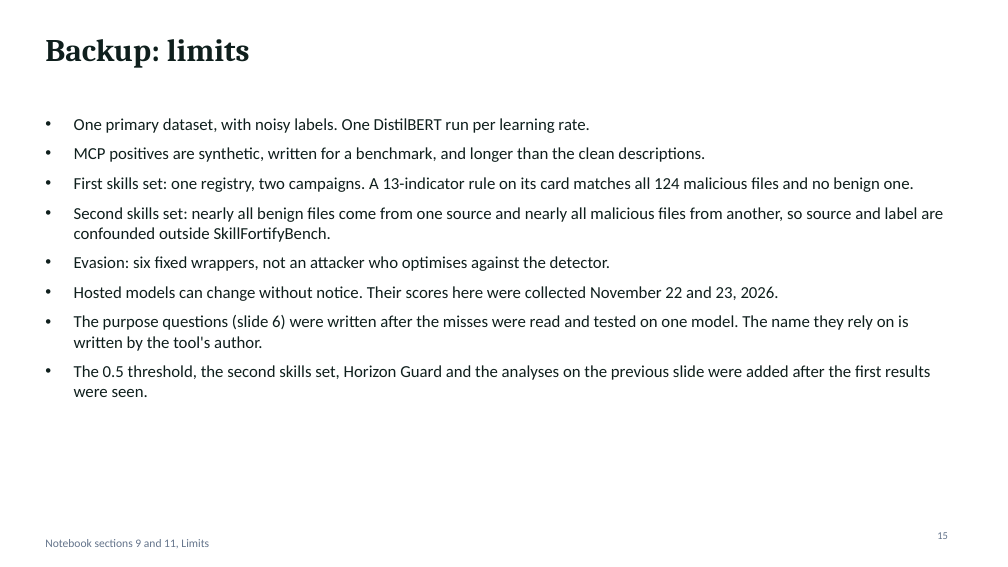
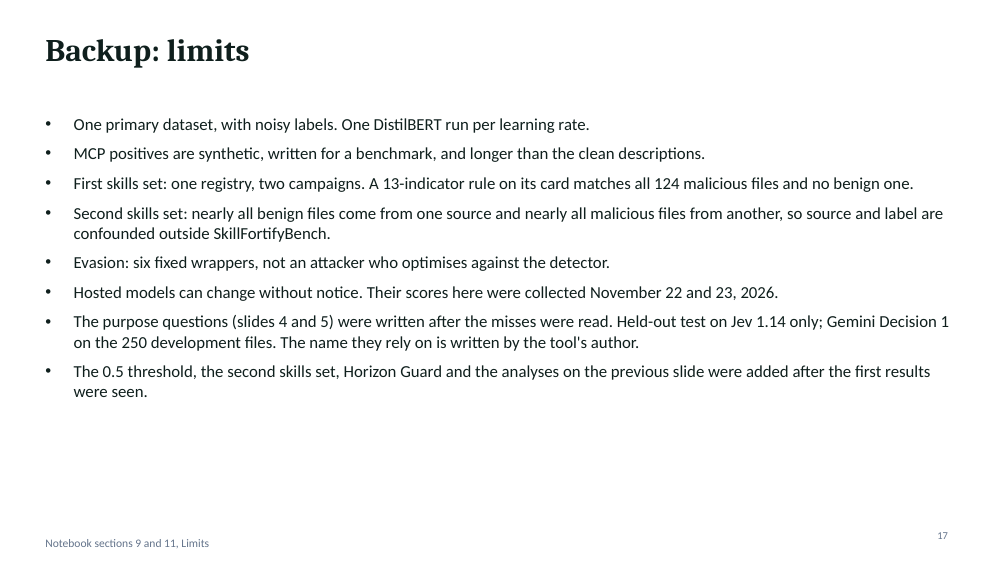
Before and after one commit to jonasneves/connector-gate, a slide deck: slide 17 of slides.pptx (slide 15 before the commit). Drawn at 1008x567 pixels with LibreOffice and Linux fonts; fonts in the diff are those of the drawing. Boxes give left, top, right and bottom in pixels: in the first picture for what was removed or moved away, otherwise in the second. Text is boxed around its words. In the diff, an @@ line names an element or a change of style, - is before the commit and + after.

```diff
--- a/slides.pptx
+++ b/slides.pptx
@@ text at (x1=74, y1=315, x2=949, y2=351): text changed @@
-• The purpose questions (slide 6) were written after the misses were read and tested on one model. The name they rely on is written by the tool's author.
+• The purpose questions (slides 4 and 5) were written after the misses were read. Held-out test on Jev 1.14 only; Gemini Decision 1 on the 250 development files. The name they rely on is written by the tool's author.
@@ page number at (x1=937, y1=532, x2=948, y2=539): text changed @@
-15
+17
```
Also in this commit, not shown: 4 other slides changed, 2 slides added, 10 other files.
